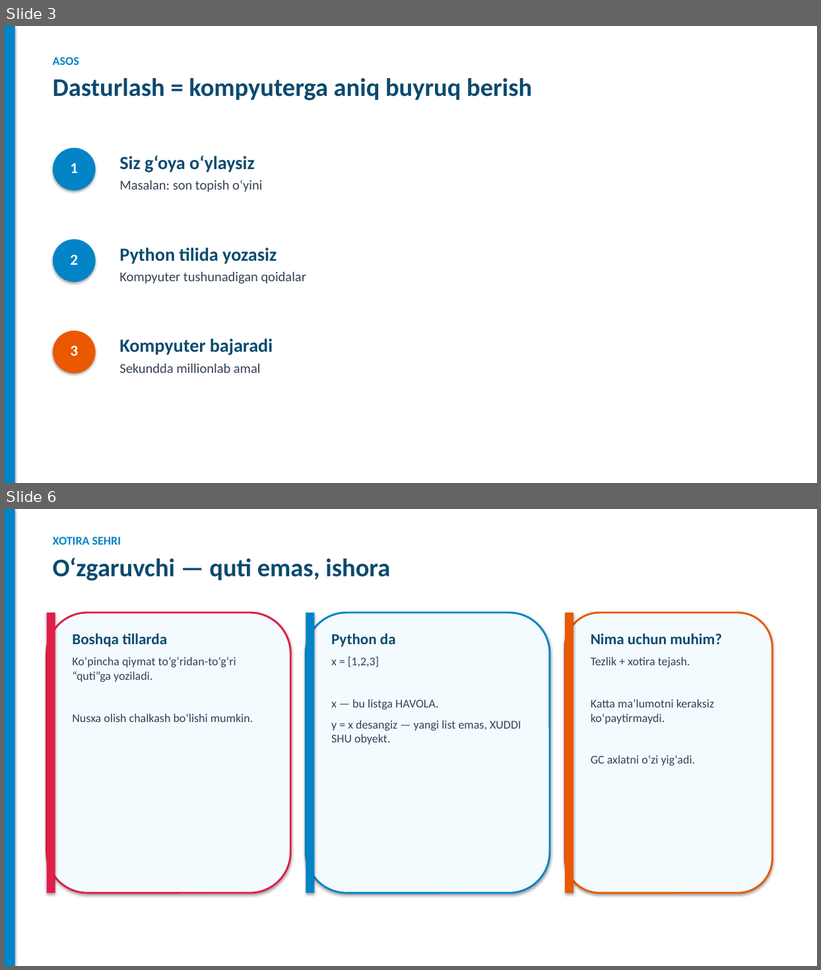
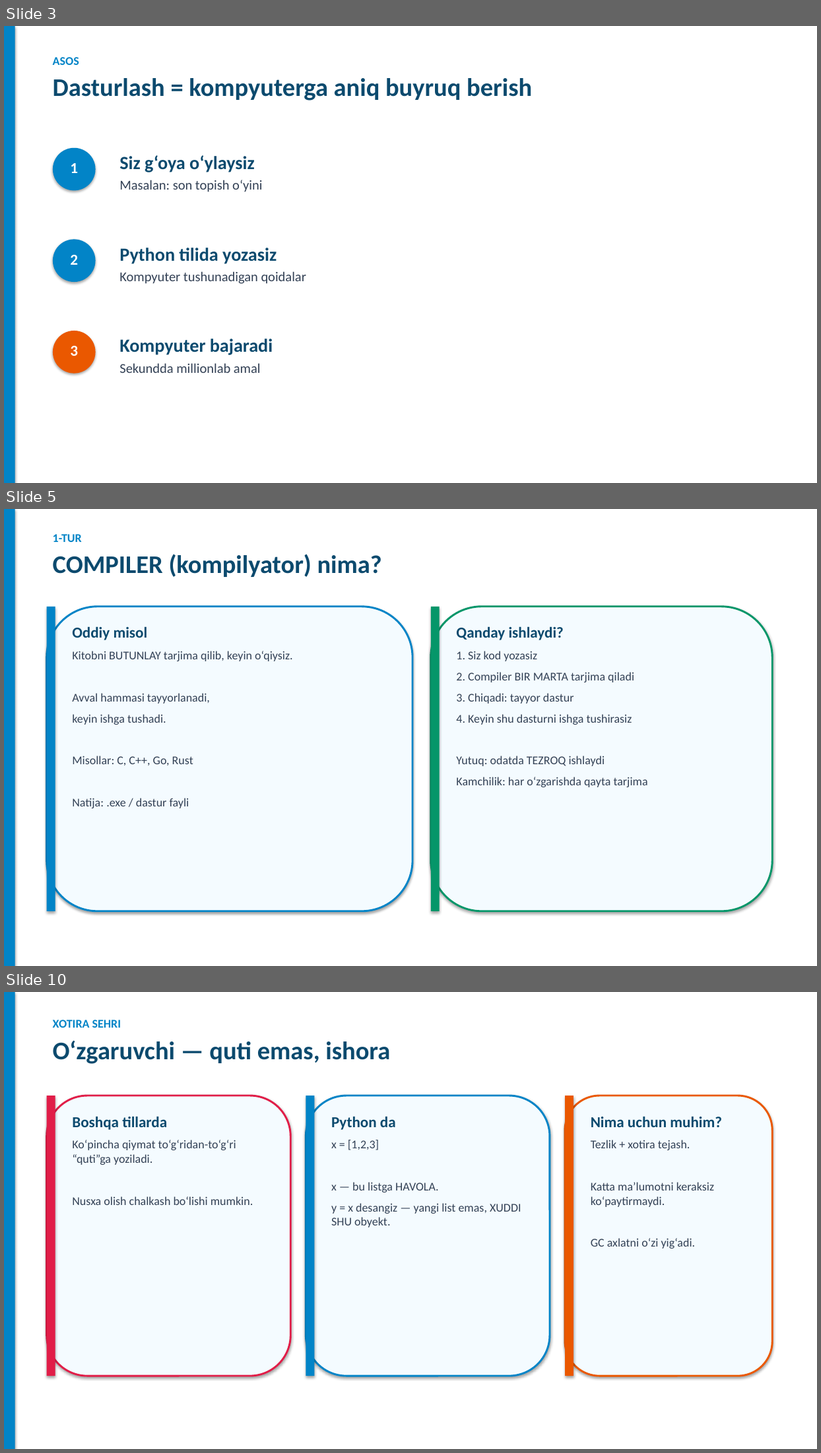
Before and after one commit to DilshodZokirov/bgalaxy-app, a slide deck: python-prezentatsiya/Python-Django-Yorqin.pptx. Shown one above the other, each under a label of ours: slides 3 and 6 before the commit, slides 3, 5 and 10 after it; the slides between them are not shown. The pictures are 821x970 and 821x1453 pixels, drawn with LibreOffice and Linux fonts; fonts in the diff are those of the drawing. Boxes give left, top, right and bottom in pixels: in the first picture for what was removed or moved away, otherwise in the second. Text is boxed around its words. In the diff, an @@ line names an element or a change of style, - is before the commit and + after.

```diff
--- a/python-prezentatsiya/Python-Django-Yorqin.pptx
+++ b/python-prezentatsiya/Python-Django-Yorqin.pptx
@@ slide 5 added at (4, 509, 817, 966), background #FFFFFF @@
@@ rectangle added at (4, 509, 15, 966), fill #0284C7 @@
@@ text added at (53, 534, 382, 577), 30 pt, text #0C4A6E, bold @@
+1-TUR
+COMPILER (kompilyator) nima?
@@ rounded rectangle added at (47, 607, 413, 912), fill #F4FBFF, outline #0284C7 2.25 pt @@
@@ rectangle added at (47, 607, 55, 912), fill #0284C7 @@
@@ rounded rectangle added at (431, 607, 773, 912), fill #F4FBFF, outline #059669 2.25 pt @@
@@ rectangle added at (431, 607, 440, 912), fill #059669 @@
@@ text added at (72, 626, 293, 809), 14 pt, text #334155 @@
+Oddiy misol
+Kitobni BUTUNLAY tarjima qilib, keyin o‘qiysiz.
+Avval hammasi tayyorlanadi,
+keyin ishga tushadi.
+Misollar: C, C++, Go, Rust
+Natija: .exe / dastur fayli
@@ text added at (456, 626, 648, 788), 14 pt, text #334155 @@
+Qanday ishlaydi?
+1. Siz kod yozasiz
+2. Compiler BIR MARTA tarjima qiladi
+3. Chiqadi: tayyor dastur
+4. Keyin shu dasturni ishga tushirasiz
+Yutuq: odatda TEZROQ ishlaydi
+Kamchilik: har o‘zgarishda qayta tarjima
@@ what was slide 6 is now slide 10 @@
```
Also in this commit, not shown: 2 slides changed, 5 other slides added, 2 slides removed, 3 other files.
